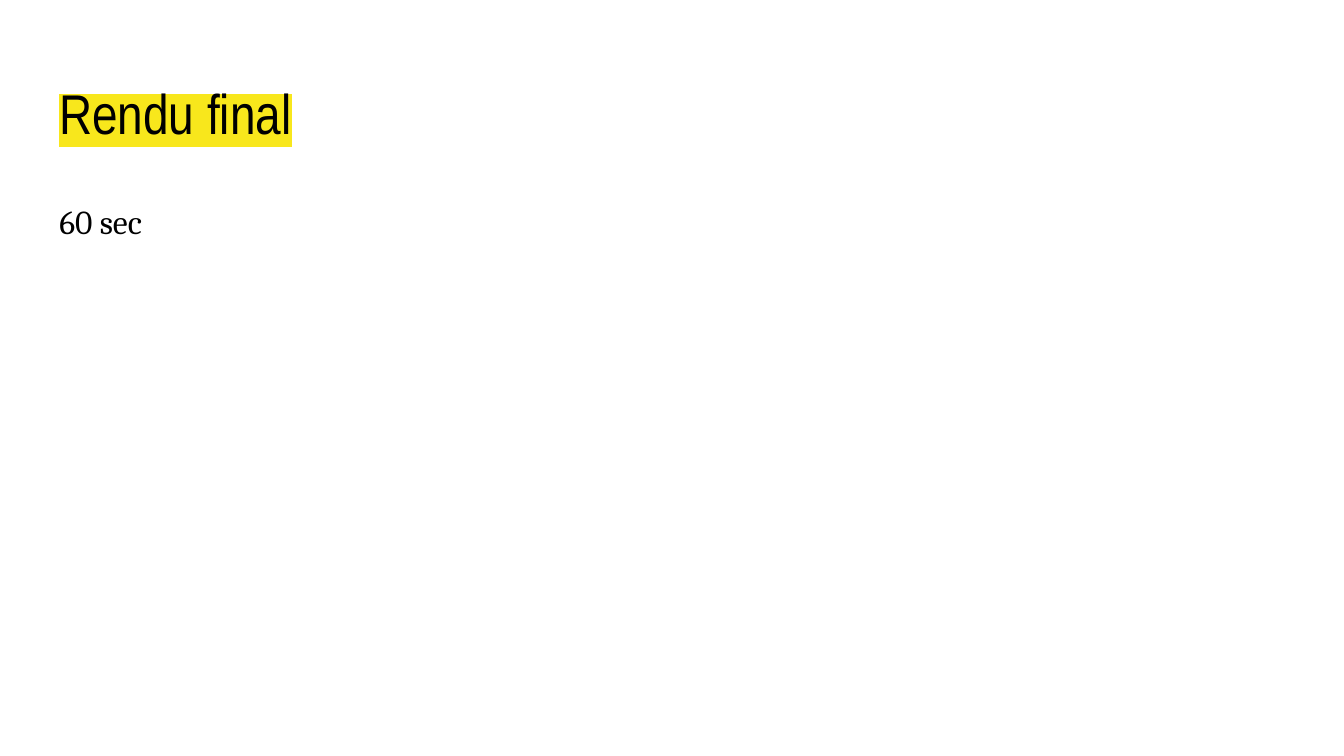
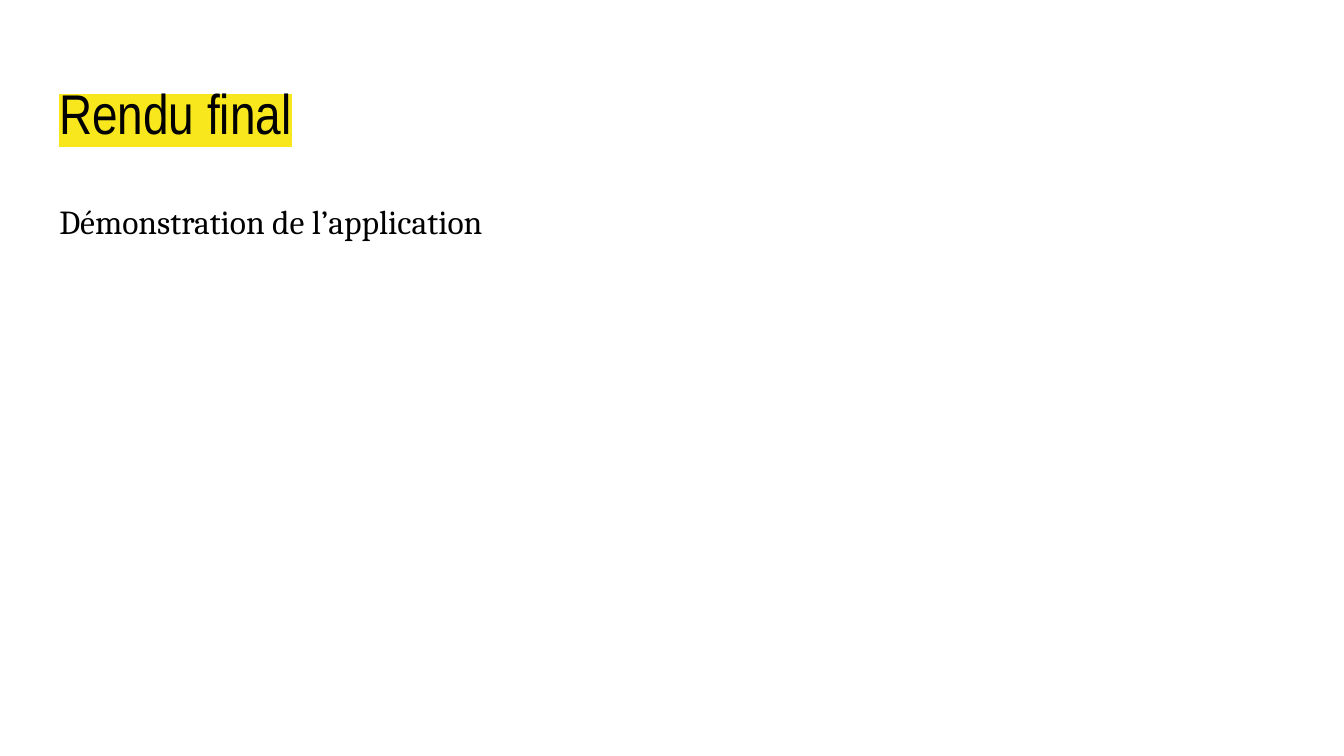
Before and after one commit to Jbemb/NewBorn, a slide deck: slide 14 of presentation_izzy_baby.pptx. Drawn at 1344x756 pixels with LibreOffice and Linux fonts; fonts in the diff are those of the drawing. Boxes give left, top, right and bottom in pixels: in the first picture for what was removed or moved away, otherwise in the second. Text is boxed around its words. In the diff, an @@ line names an element or a change of style, - is before the commit and + after.

```diff
--- a/presentation_izzy_baby.pptx
+++ b/presentation_izzy_baby.pptx
@@ text at [59, 210, 483, 241]: text changed @@
-60 sec
+Démonstration de l’application
```
Also in this commit, not shown: 4 other slides changed, 2 slides added, 3 slides removed, 1 other file.
